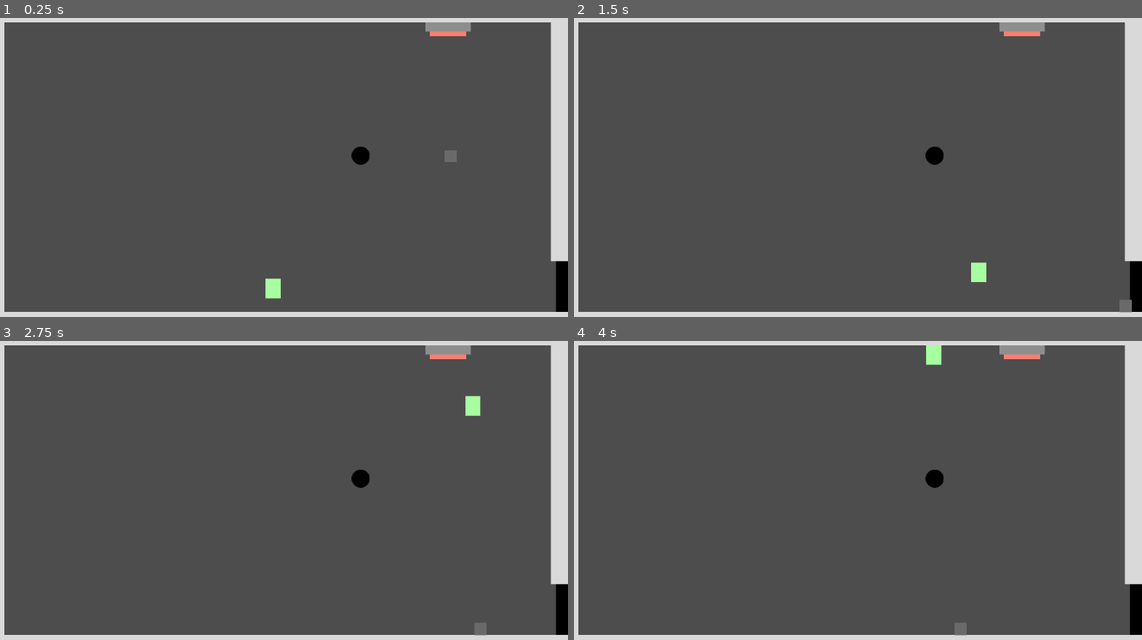
Above: before the commit, frames 1-4 (two rows, left to right).
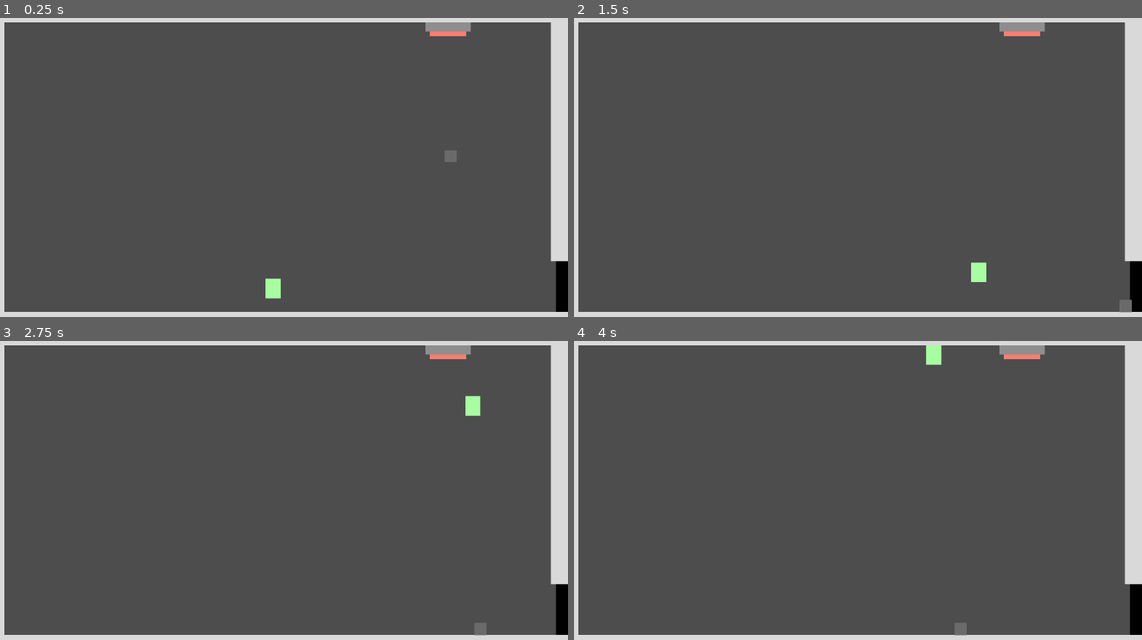
Above: after the commit, the same moments.

Repository: Harry32/ThinkyGameJam
Game: Godot game, scene res://scenes/levels/level.tscn
Two runs of this game, one before a commit and one after it. Both use one fixed random seed, a clock stepped at 60 frames per second and the inputs below.
Inputs:
- Up to frame 1 (0.25 s): no input
- Up to frame 2 (1.5 s): hold Shift (Gravity) 0.53-1.28 s; hold D (Right) from 0.53 s (still down); tap Space (Jump) at 0.77 s; tap Shift (Gravity) at 1.35 s
- Up to frame 3 (2.75 s): tap Space (Jump) at 1.52 s; release D (Right) at 2.03 s; hold A (Left) from 2.03 s (still down); hold Shift (Gravity) from 2.03 s (still down)
- Up to frame 4 (4 s): release A (Left) at 2.78 s; release Shift (Gravity) at 2.78 s; hold D (Right) from 2.78 s (still down); tap Shift (Gravity) at 2.85 s; tap Space (Jump) at 3.02, 3.77 s; hold Shift (Gravity) from 3.53 s (still down)

The runs differ from the first frame. In frame 1, 0.2% of the frame differs, in the area x 61-66%, y 43-50%; in frame 2, 0.2%; in frame 3, 0.2%; in frame 4, 0.2%.

Commit message:
Removendo buraco negro do level

Diff:
--- a/scenes/levels/level.tscn
+++ b/scenes/levels/level.tscn
@@ -1,10 +1,9 @@
-[gd_scene load_steps=9 format=3 uid="uid://c8y7wph201vx4"]
+[gd_scene load_steps=8 format=3 uid="uid://c8y7wph201vx4"]
 
 [ext_resource type="PackedScene" uid="uid://crdgt41diya2q" path="res://scenes/player/player.tscn" id="1_2inqr"]
 [ext_resource type="PackedScene" uid="uid://vstxymajgmdd" path="res://scenes/mechanics/door.tscn" id="2_rlsdc"]
 [ext_resource type="PackedScene" uid="uid://dup7d17q22x3s" path="res://scenes/objects/box.tscn" id="2_vth67"]
 [ext_resource type="PackedScene" uid="uid://p45e7cpriw7g" path="res://scenes/mechanics/simple_button.tscn" id="4_bbx1g"]
-[ext_resource type="PackedScene" uid="uid://cqb6p78klute2" path="res://scenes/mechanics/black_hole.tscn" id="5_veh0e"]
 
 [sub_resource type="RectangleShape2D" id="RectangleShape2D_3d0cl"]
 size = Vector2(1960, 115)
@@ -88,6 +87,3 @@
 rotation = 3.14159
 scale = Vector2(1.5, 1.5)
 door = NodePath("../Door")
-
-[node name="BlackHole" parent="." instance=ExtResource("5_veh0e")]
-position = Vector2(1236, 502)
--- a/scripts/black_hole.gd
+++ b/scripts/black_hole.gd
@@ -6,7 +6,7 @@
 
 
 ## Apply impulses to every object in the field
-func _physics_process(delta):
+func _physics_process(_delta):
 	for i in affectedBodies.size():
 		var direction = (position - affectedBodies[i].position).normalized()
 		affectedBodies[i].apply_central_impulse(direction * gravityForce)
